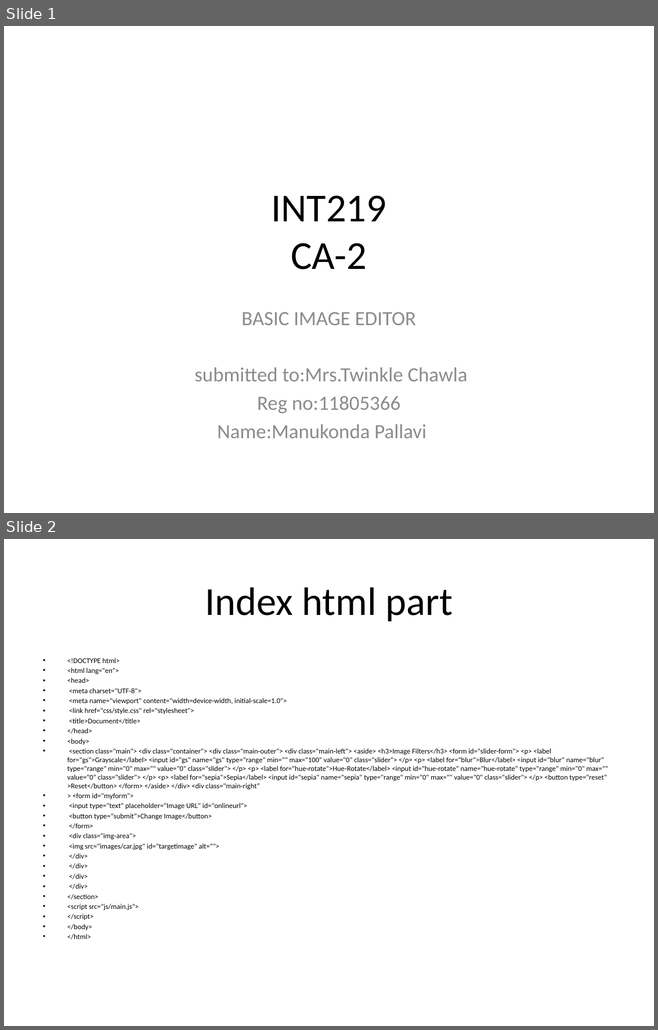
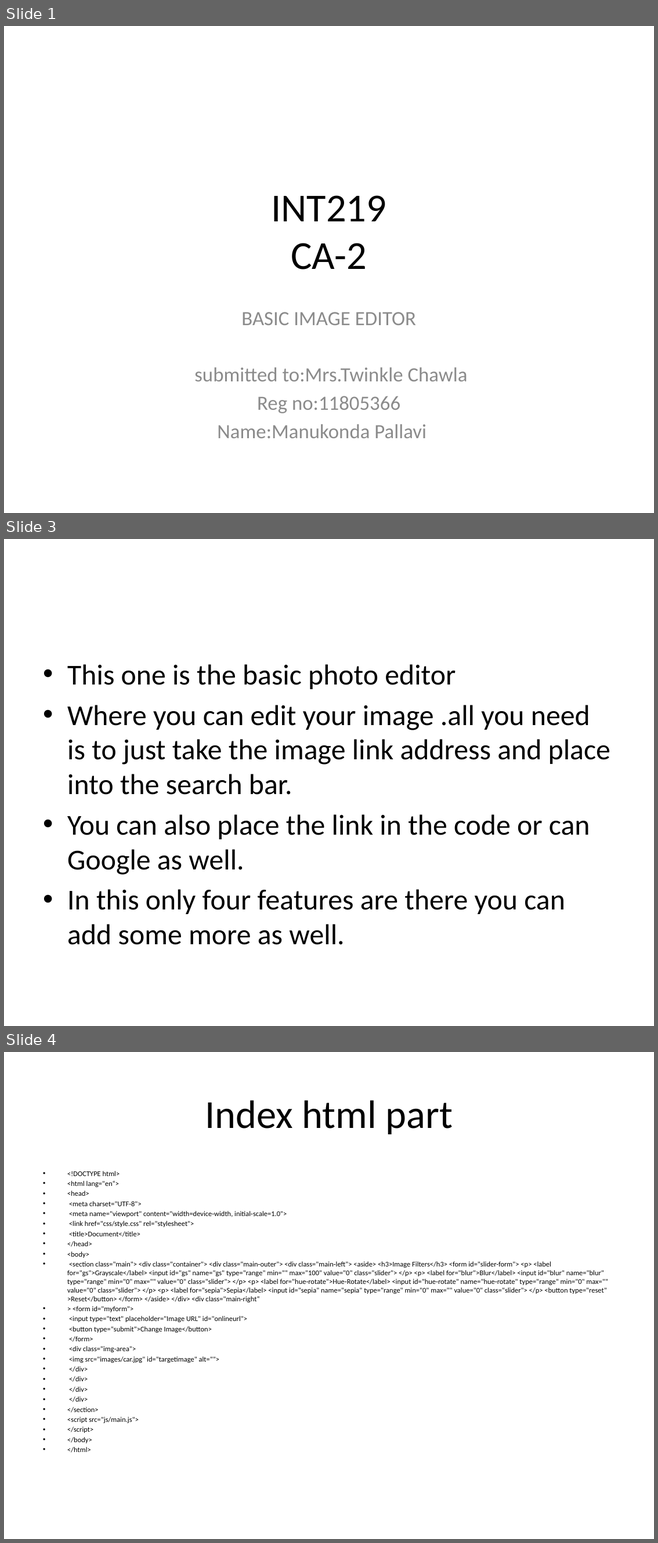
Before and after one commit to manukondapallavi/INT219-1, a slide deck: int219 report.pptx. Shown one above the other, each under a label of ours: slides 1 and 2 before the commit, slides 1, 3 and 4 after it; the slides between them are not shown. The pictures are 658x1030 and 658x1543 pixels, drawn with LibreOffice and Linux fonts; fonts in the diff are those of the drawing. Boxes give left, top, right and bottom in pixels: in the first picture for what was removed or moved away, otherwise in the second. Text is boxed around its words. In the diff, an @@ line names an element or a change of style, - is before the commit and + after.

```diff
--- a/int219 report.pptx
+++ b/int219 report.pptx
@@ slide 3 added at bbox=[4, 539, 654, 1026], background #FFFFFF @@
@@ text added at bbox=[67, 664, 610, 945], 32 pt, text #000000 @@
+• This one is the basic photo editor
+• Where you can edit your image .all you need is to just take the image link address and place into the search bar.
+• You can also place the link in the code or can Google as well.
+• In this only four features are there you can add some more as well.
@@ what was slide 2 is now slide 4 @@
```
Also in this commit, not shown: 2 slides changed, 4 other slides added, 1 slide removed.
